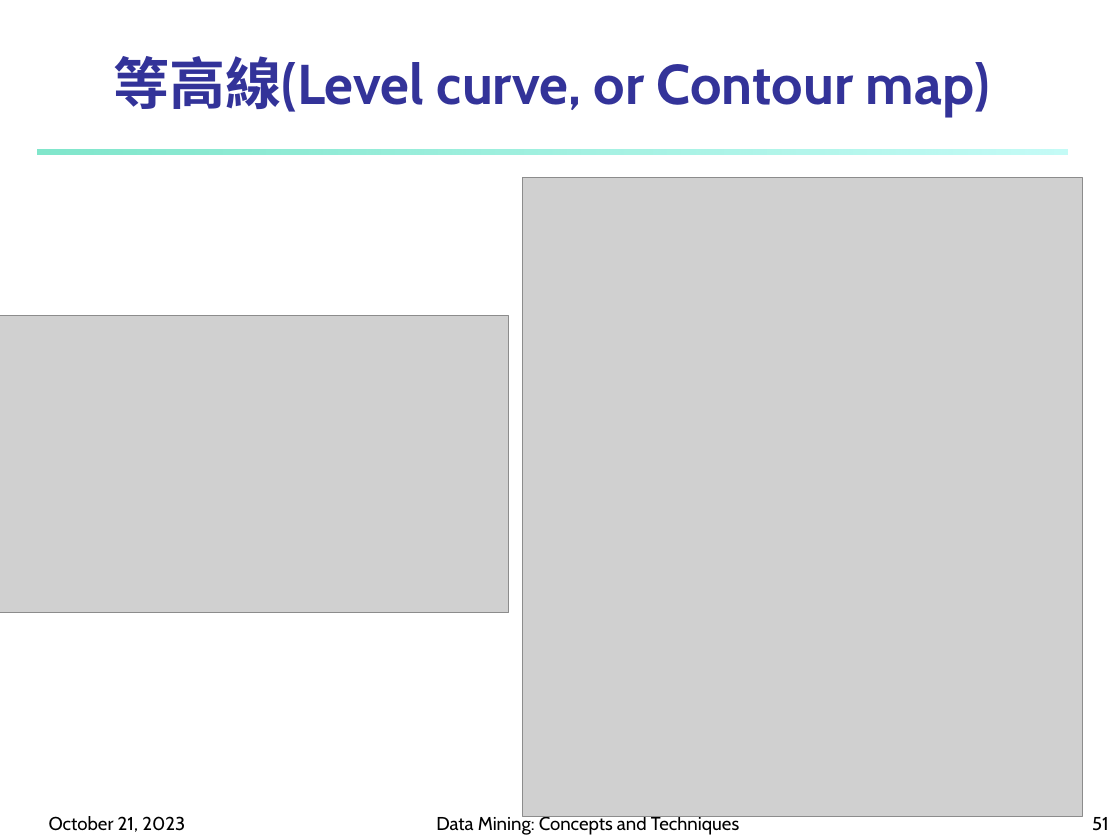
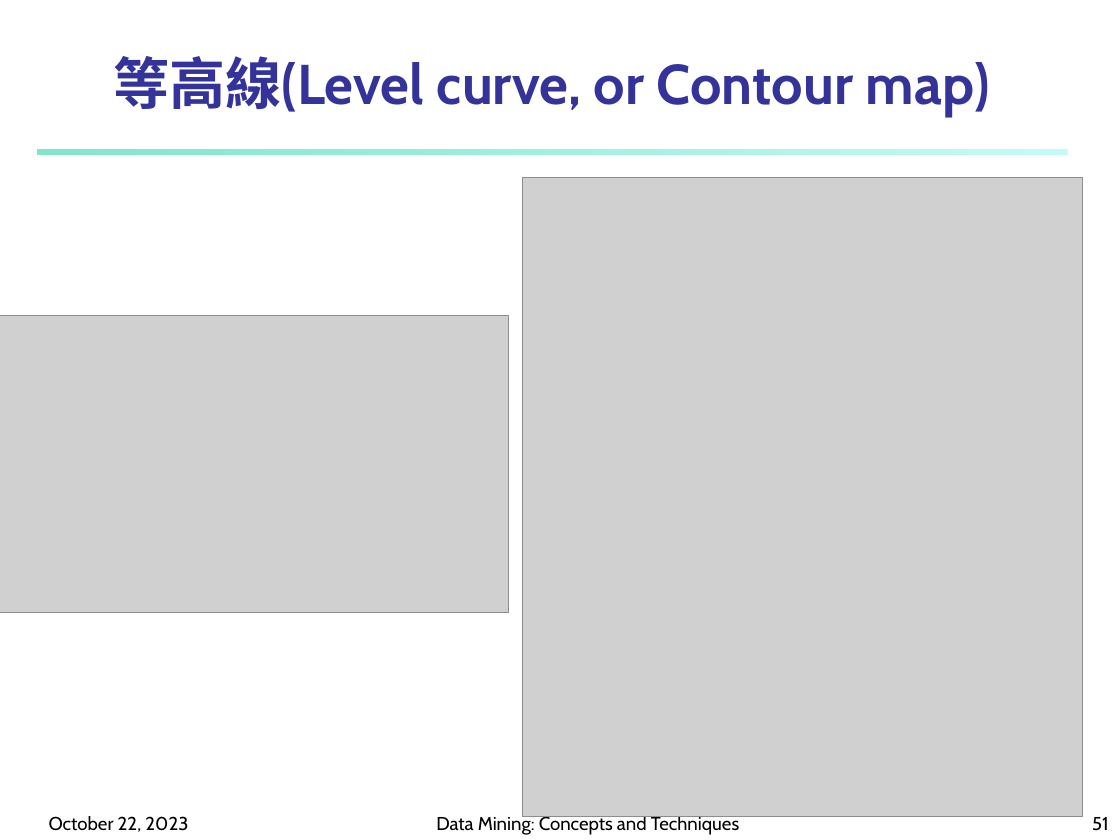
Before and after one commit to carina419/NTUST, a slide deck: slide 51 of MI5130701 資料探勘 Data Mining/2-new - Classification.pptx. Drawn at 1120x840 pixels with LibreOffice and Linux fonts; fonts in the diff are those of the drawing; grey boxes stand for pictures. Boxes give left, top, right and bottom in pixels: in the first picture for what was removed or moved away, otherwise in the second. Text is boxed around its words. In the diff, an @@ line names an element or a change of style, - is before the commit and + after.

```diff
--- a/MI5130701 資料探勘 Data Mining/2-new - Classification.pptx
+++ b/MI5130701 資料探勘 Data Mining/2-new - Classification.pptx
@@ text at [49, 816, 188, 832]: text changed @@
-October 21, 2023
+October 22, 2023
```
Also in this commit, not shown: 98 other slides changed.
